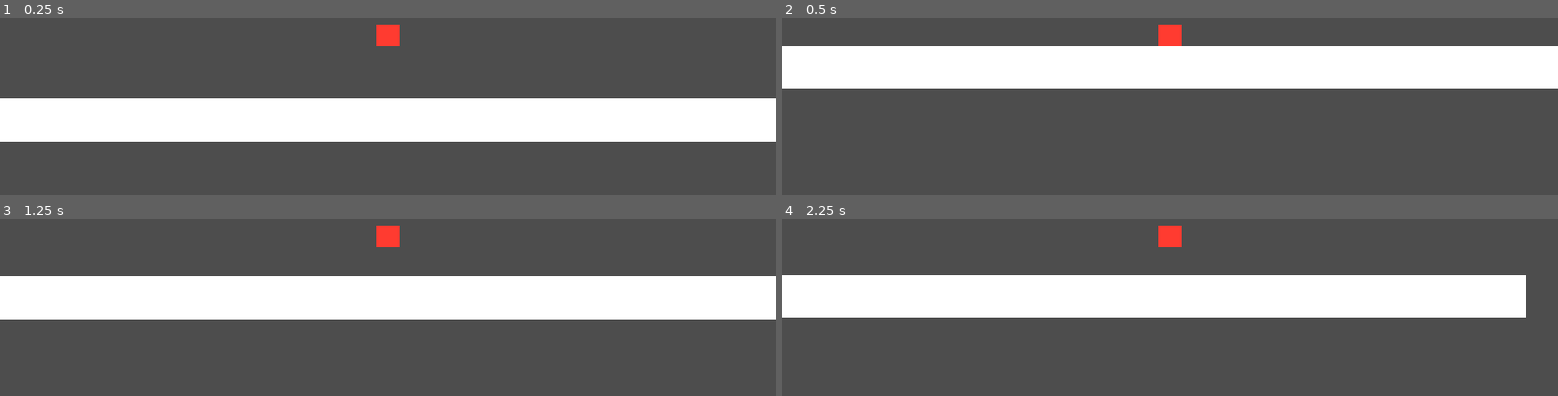
Above: before the commit, frames 1-4 (two rows, left to right).
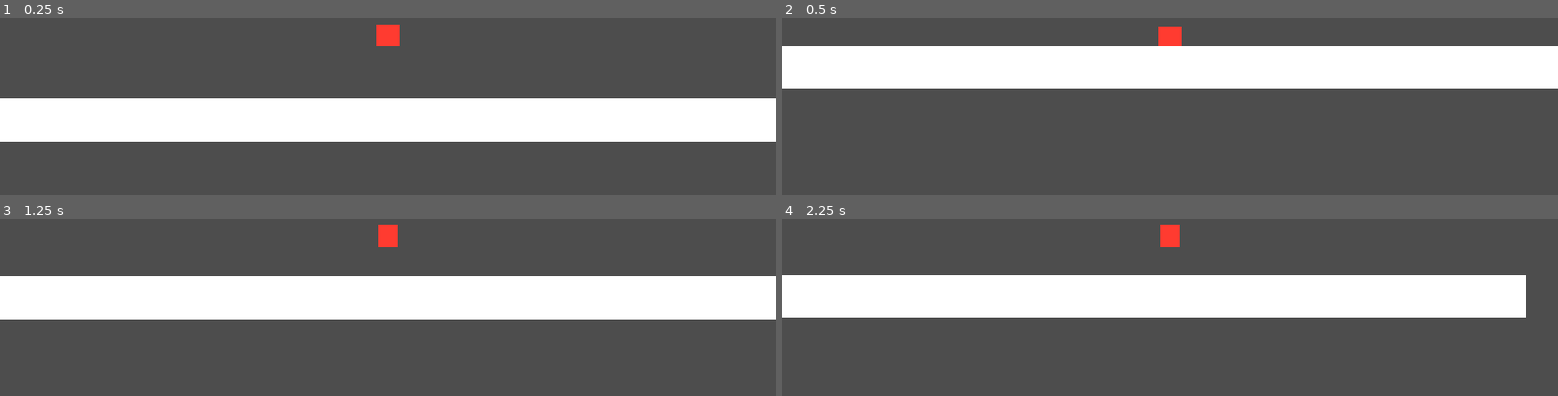
Above: after the commit, the same moments.

Repository: 0xBrandon/feelbox
Game: Godot game, scene res://world.tscn
Two runs of this game, one before a commit and one after it. Both use one fixed random seed, a clock stepped at 60 frames per second and the inputs below.
Inputs:
- Up to frame 1 (0.25 s): no input
- Up to frame 2 (0.5 s): no input
- Up to frame 3 (1.25 s): hold D (move_right) from 0.53 s (still down); tap Space (jump) at 0.6, 0.77, 1.07 s
- Up to frame 4 (2.25 s): tap Space (jump) at 1.35, 1.52, 1.82, 2.1 s; release D (move_right) at 2.03 s; hold A (move_left) from 2.03 s (still down)

Frame 1 is identical in both runs. In frame 2, less than 0.1% of the frame differs, in the area x 48-52%, y 3-5%; in frame 3, less than 0.1%, in the area x 48-52%, y 3-16%; in frame 4, less than 0.1%.

Commit message:
✨ feat: squash and stretch

Diff:
--- a/player.gd
+++ b/player.gd
@@ -18,12 +18,22 @@
 const APEX_GRAVITY_MULT := 0.55     # gravity is weaker up there = hang time
 const MAX_FALL          := 1200.0   # terminal velocity
 
-# --- forgiveness (new in v4) ---
+# --- forgiveness ---
 const COYOTE_TIME := 0.10   # you can still jump this long after leaving a ledge
 const JUMP_BUFFER := 0.12   # a press this early still counts when you land
 
+# --- deformation (new in v5) ---
+const JUMP_STRETCH    := Vector2(0.75, 1.30)   # thin and tall on launch
+const LAND_SQUASH_MAX := Vector2(1.35, 0.70)   # wide and flat on a hard landing
+const LAND_SOFT       := 250.0    # impact speed below this: no squash
+const LAND_HARD       := 900.0    # impact speed at or above this: full squash
+const SQUASH_RECOVER  := 12.0     # how fast the box returns to square
+
+@onready var body: Node2D = $Body
+
 var _coyote := 0.0
 var _buffer := 0.0
+var _squash := Vector2.ONE
 
 
 func _physics_process(delta: float) -> void:
@@ -51,7 +61,6 @@
 	else:
 		_buffer = maxf(_buffer - delta, 0.0)
 
-	# Both timers have credit, so jump
 	if _buffer > 0.0 and _coyote > 0.0:
 		_jump()
 
@@ -59,13 +68,30 @@
 	if Input.is_action_just_released("jump") and velocity.y < 0.0:
 		velocity.y *= JUMP_CUT
 
+	# Read these BEFORE moving: move_and_slide() destroys both
+	var was_on_floor := is_on_floor()
+	var impact       := velocity.y
+
 	move_and_slide()
+
+	if is_on_floor() and not was_on_floor:
+		_on_land(impact)
+
+	# Ease the deformation back to square, every frame
+	_squash = _squash.lerp(Vector2.ONE, 1.0 - exp(-SQUASH_RECOVER * delta))
+	body.scale = _squash
 
 
 func _jump() -> void:
 	velocity.y = JUMP_VELOCITY
 	_coyote = 0.0
 	_buffer = 0.0
+	_squash = JUMP_STRETCH
+
+
+func _on_land(impact: float) -> void:
+	var t := clampf(inverse_lerp(LAND_SOFT, LAND_HARD, impact), 0.0, 1.0)
+	_squash = Vector2.ONE.lerp(LAND_SQUASH_MAX, t)
 
 
 func _apply_gravity(delta: float) -> void:
